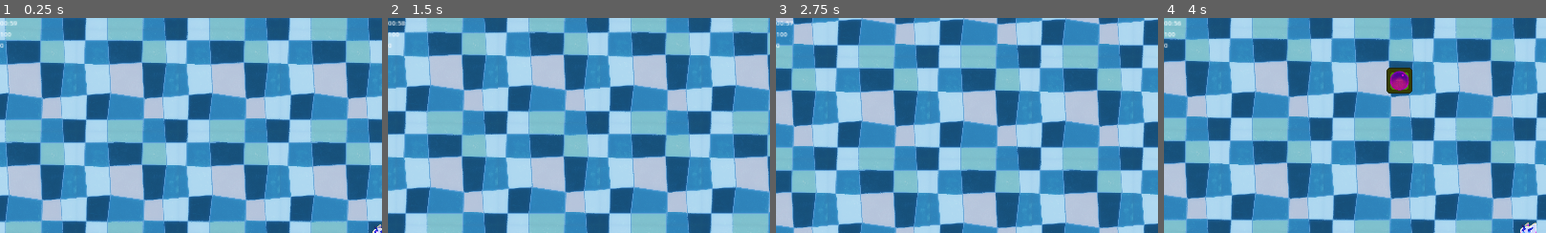
Above: before the commit, frames 1-4 (left to right).
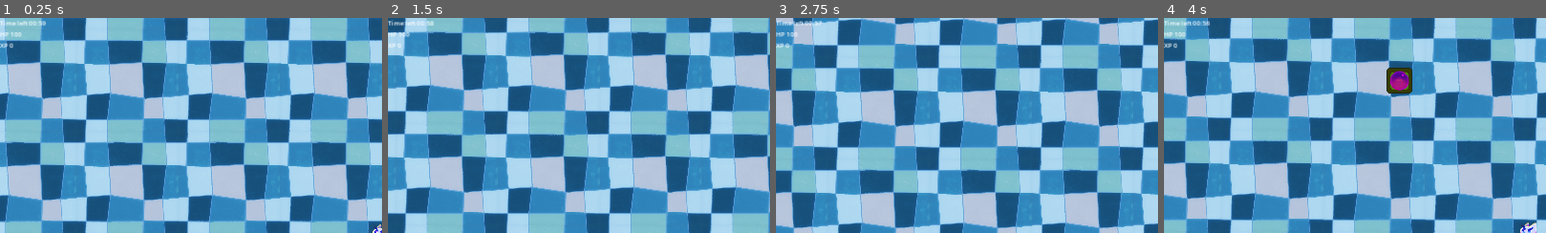
Above: after the commit, the same moments.

Repository: eloneonn/vampire-bubbles
Game: Godot game, scene res://scenes/game.tscn
The game is run twice, just before and just after one commit, with the same random seed, the same clock (stepped at 60 frames per second) and the same inputs. The engine's default icon, where the game draws it, is replaced by a stand-in: a white triangle on a blue panel in a dark square.
Inputs:
- Up to frame 1 (0.25 s): no input
- Up to frame 2 (1.5 s): hold D (right) 0.53-1.28 s; hold S (down) from 1.28 s (still down)
- Up to frame 3 (2.75 s): release S (down) at 2.03 s; hold D (right) from 2.03 s (still down)
- Up to frame 4 (4 s): release D (right) at 2.78 s; hold W (up) 2.78-3.53 s; hold A (left) from 3.53 s (still down)
The pictures show only the part of the screen within x 0-50%, y 0-50%; the shares and areas given below are measured in that part.

The runs differ from the first frame. In frame 1, 0.3% of the frame differs, in the area x 0-12%, y 1-14%; in frame 2, 0.3%; in frame 3, 0.3%; in frame 4, 0.3%, in the area x 0-12%, y 0-14%.

Commit message:
kill counter and some info on end screens

Diff:
--- a/scenes/game.gd
+++ b/scenes/game.gd
@@ -2,6 +2,8 @@
 
 @onready var game_over_screen: CanvasLayer = $GameOverScreen
 @onready var victory_screen: CanvasLayer = $VictoryScreen
+@onready var victory_label: Label = $VictoryScreen/CenterContainer/VBoxContainer/Label
+@onready var game_over_label: Label = $GameOverScreen/CenterContainer/VBoxContainer/Label
 
 func _ready() -> void:
 	get_tree().paused = false
@@ -13,14 +15,19 @@
 	for node in get_tree().get_nodes_in_group("enemies"):
 		node.queue_free()
 
+	# Resets the players stats
+	PlayerManager.reset_stats()
+
 	get_tree().paused = false
 	game_over_screen.visible = false
 	get_tree().reload_current_scene()
 
 func on_game_end() -> void:
+	game_over_label.text = "You Lost\n" + "You survived for " + str(GameManager.game_duration - GameManager.get_time_float()) + " seconds"
 	game_over_screen.visible = true
 	get_tree().paused = true
 
 func on_victory() -> void:
+	victory_label.text = "You Win!!!\n" + "You destroyed " + str(PlayerManager.kill_count)
 	victory_screen.visible = true
 	get_tree().paused = true
--- a/scenes/game.tscn
+++ b/scenes/game.tscn
@@ -68,9 +68,6 @@
 text = "Restart"
 script = SubResource("GDScript_okrbu")
 
-[node name="HBoxContainer" type="HBoxContainer" parent="GameOverScreen/CenterContainer/VBoxContainer/Button"]
-layout_mode = 0
-
 [node name="VictoryScreen" type="CanvasLayer" parent="."]
 visible = false
 
@@ -104,8 +101,5 @@
 text = "Restart"
 script = SubResource("GDScript_okrbu")
 
-[node name="HBoxContainer" type="HBoxContainer" parent="VictoryScreen/CenterContainer/VBoxContainer/Button"]
-layout_mode = 0
-
 [connection signal="pressed" from="GameOverScreen/CenterContainer/VBoxContainer/Button" to="." method="_on_restart_button_pressed"]
 [connection signal="pressed" from="VictoryScreen/CenterContainer/VBoxContainer/Button" to="." method="_on_restart_button_pressed"]
--- a/scripts/bubble.gd
+++ b/scripts/bubble.gd
@@ -19,4 +19,5 @@
 
 func _on_health_health_depleted() -> void:
 	PlayerManager.add_experience(1)
+	PlayerManager.add_kill(1)
 	queue_free()
--- a/scripts/game_manager.gd
+++ b/scripts/game_manager.gd
@@ -25,6 +25,15 @@
 	else:
 		return "0"
 
+func get_time_float():
+	if timer and timer.time_left > 0:
+		# Calculate the remaining time
+		var time_left = int(timer.time_left)
+		# Update the label text
+		return time_left
+	else:
+		return 0.0
+
 func _on_timer_timeout():
 	victory.emit()
 
--- a/scripts/player.gd
+++ b/scripts/player.gd
@@ -23,7 +23,7 @@
 
 # Called every frame. 'delta' is the elapsed time since the previous frame.
 func _process(delta: float) -> void:
-	time_label.text = GameManager.get_time()
-	health_lable.text = str(health.health)
-	xp_label.text = str(PlayerManager.experience)
+	time_label.text = "Time left " + GameManager.get_time()
+	health_lable.text = "HP " + str(health.health)
+	xp_label.text = "XP " + str(PlayerManager.experience)
 	pass
--- a/scripts/player_manager.gd
+++ b/scripts/player_manager.gd
@@ -2,6 +2,15 @@
 
 var max_health: float = 100.0
 var experience: float = 0.0
+var kill_count: int = 0
 
 func add_experience(amount: float) -> void:
 	experience += amount
+
+func add_kill(amount: int) -> void:
+	kill_count += amount
+
+func reset_stats() -> void:
+	max_health = 100
+	experience = 0
+	kill_count = 0
Not shown: 1 places in scenes/bubble.tscn that only renumber resources
Not shown: 1 places in scenes/game.tscn that only renumber resources
